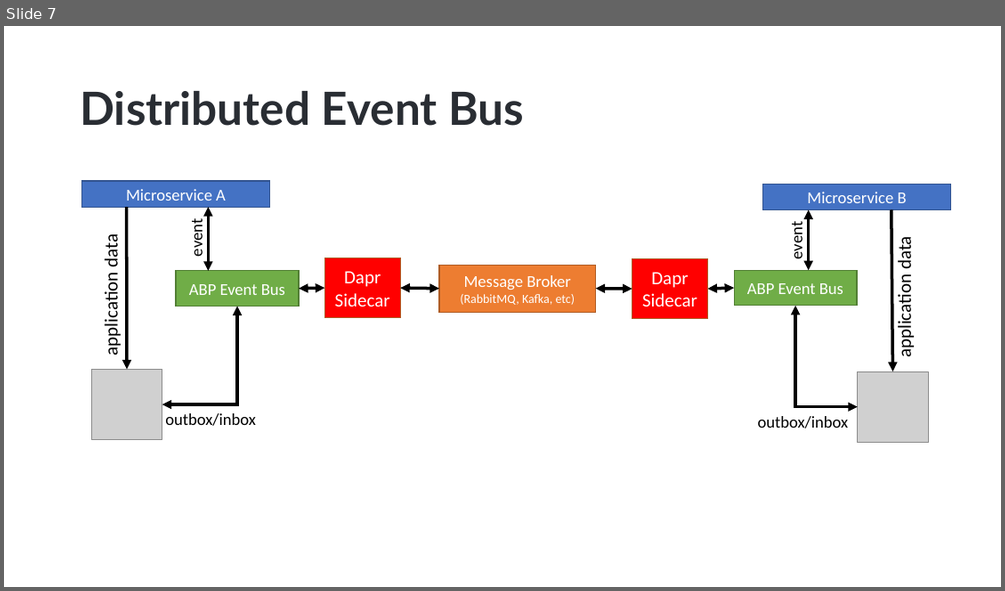
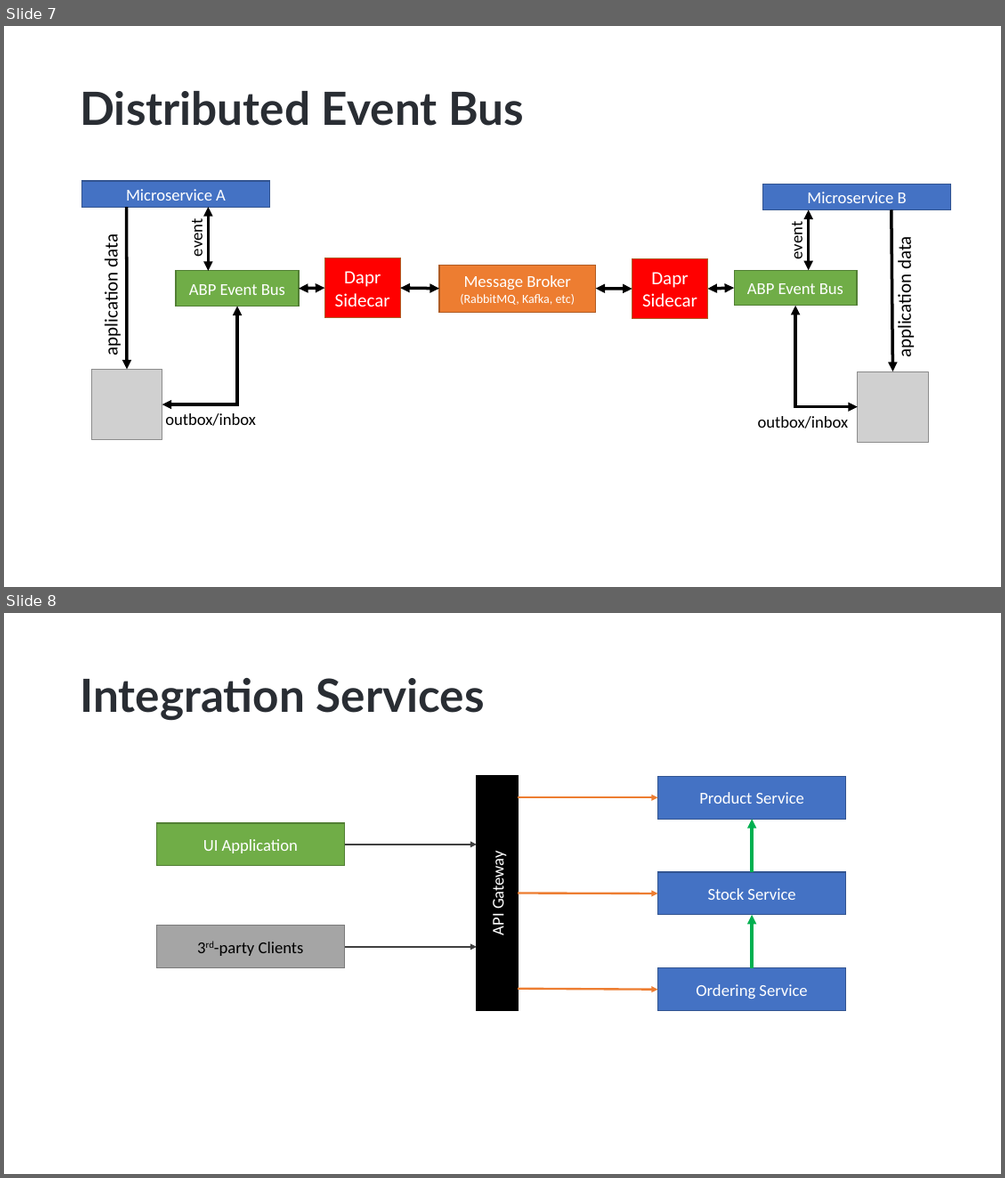
Before and after one commit to hikalkan/presentations, a slide deck: 2022-11-24 ABP Community Talks 2022.9/ABP-7-News.pptx. Shown one above the other, each under a label of ours: slide 7 before the commit, slides 7 and 8 after it. The pictures are 1005x591 and 1005x1178 pixels, drawn with LibreOffice and Linux fonts; fonts in the diff are those of the drawing; grey boxes stand for pictures; background and template pictures are left out. Boxes give left, top, right and bottom in pixels: in the first picture for what was removed or moved away, otherwise in the second. Text is boxed around its words. In the diff, an @@ line names an element or a change of style, - is before the commit and + after.

```diff
--- a/2022-11-24 ABP Community Talks 2022.9/ABP-7-News.pptx
+++ b/2022-11-24 ABP Community Talks 2022.9/ABP-7-News.pptx
@@ slide 8 added at <box>4,613,1001,1174</box>, background picture (left out) @@
@@ title added at <box>80,678,485,720</box>, 44 pt, text #292D33, bold @@
+Integration Services
@@ rectangle added at <box>477,775,518,1010</box>, fill #000000, outline #000000 1 pt, 16 pt, text #FFFFFF @@
+API Gateway
@@ arrow added from (518, 798) to (657, 798), #ED7D31 2 pt @@
@@ rectangle added at <box>657,776,846,819</box>, fill #4472C4, outline #325491 1 pt, 16 pt, text #FFFFFF @@
+Product Service
@@ rectangle added at <box>156,823,345,866</box>, fill #70AD47, outline #538035 1 pt, 16 pt, text #FFFFFF @@
+UI Application
@@ arrow added from (752, 873) to (752, 819), #00B050 3 pt @@
@@ arrow added from (344, 844) to (477, 844), #404040 2 pt @@
@@ rectangle added at <box>657,873,846,915</box>, fill #4472C4, outline #325491 1 pt, 16 pt, text #FFFFFF @@
+Stock Service
@@ arrow added from (518, 892) to (657, 893), #ED7D31 2 pt @@
@@ rectangle added at <box>156,925,345,968</box>, fill #A5A5A5, outline #7A7A7A 1 pt, 16 pt, text #000000 @@
+3rd-party Clients
@@ arrow added from (752, 968) to (752, 915), #00B050 3 pt @@
@@ arrow added from (344, 947) to (477, 947), #404040 2 pt @@
@@ rectangle added at <box>657,968,846,1011</box>, fill #4472C4, outline #325491 1 pt, 16 pt, text #FFFFFF @@
+Ordering Service
@@ arrow added from (518, 989) to (657, 989), #ED7D31 2 pt @@
```
Also in this commit, not shown: 4 slides changed.
